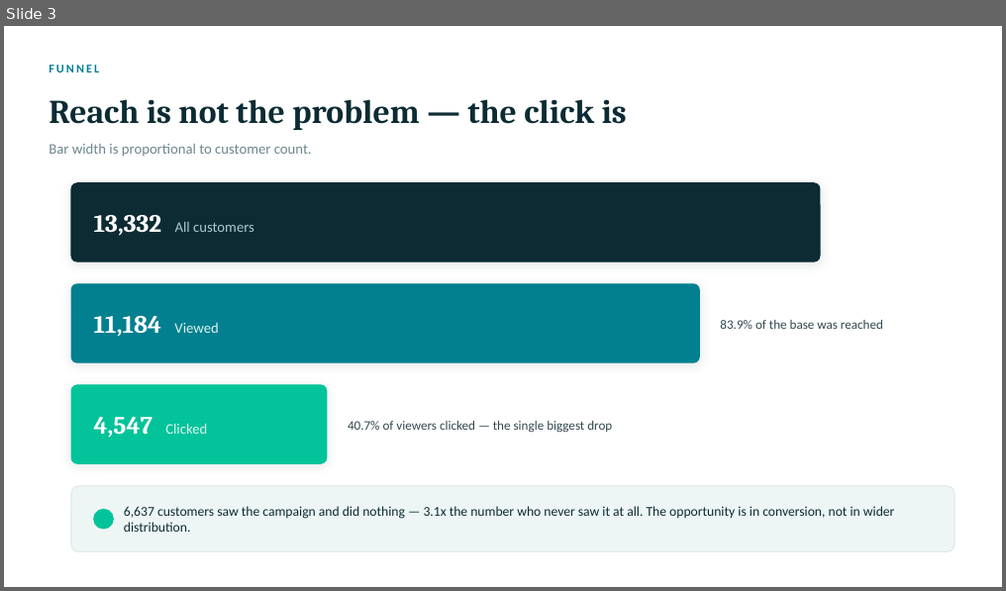
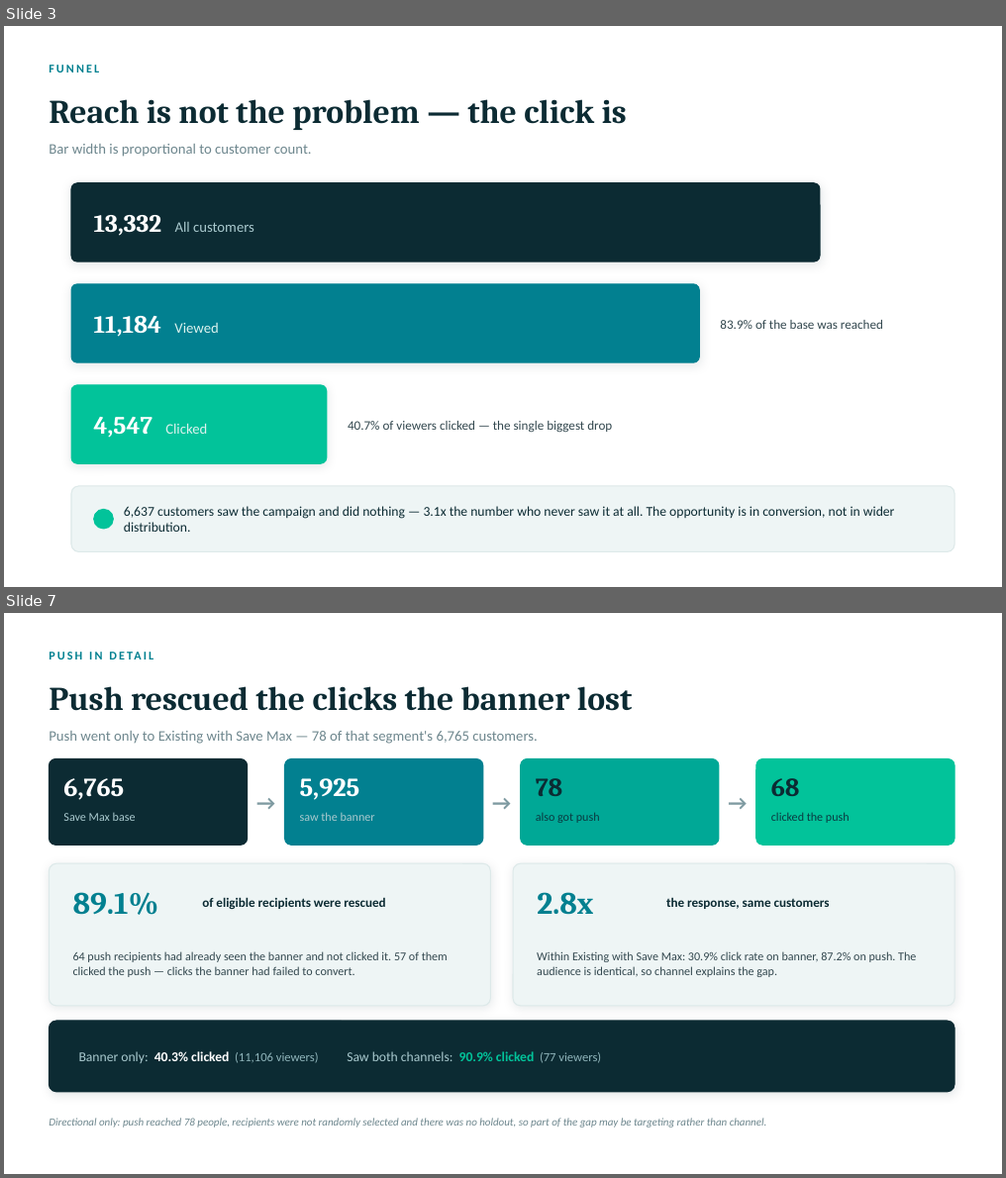
Before and after one commit to hweisim/claude_code, a slide deck: decks/campaign_funnel_summary.pptx. Shown one above the other, each under a label of ours: slide 3 before the commit, slides 3 and 7 after it; the slides between them are not shown. The pictures are 1006x591 and 1006x1178 pixels, drawn with LibreOffice and Linux fonts; fonts in the diff are those of the drawing. Boxes give left, top, right and bottom in pixels: in the first picture for what was removed or moved away, otherwise in the second. Text is boxed around its words. In the diff, an @@ line names an element or a change of style, - is before the commit and + after.

```diff
--- a/decks/campaign_funnel_summary.pptx
+++ b/decks/campaign_funnel_summary.pptx
@@ slide 7 added at [4, 613, 1002, 1174], background #FFFFFF @@
@@ text added at [49, 645, 723, 665], 11.5 pt, text #028090, bold @@
+PUSH IN DETAIL
@@ text added at [49, 686, 632, 711], 32 pt, text #0C2B33, bold @@
+Push rescued the clicks the banner lost
@@ text added at [49, 731, 538, 744], 14 pt, text #6E878E @@
+Push went only to Existing with Save Max — 78 of that segment's 6,765 customers.
@@ rounded rectangle added at [49, 759, 248, 845], fill #0C2B33, outline #0C2B33 1 pt @@
@@ text added at [248, 759, 285, 845], 20 pt, text #7E9AA1, bold @@
+→
@@ rounded rectangle added at [285, 759, 483, 845], fill #028090, outline #028090 1 pt @@
@@ text added at [483, 759, 521, 845], 20 pt, text #7E9AA1, bold @@
+→
@@ rounded rectangle added at [521, 759, 719, 845], fill #00A896, outline #00A896 1 pt @@
@@ text added at [719, 759, 756, 845], 20 pt, text #7E9AA1, bold @@
+→
@@ rounded rectangle added at [756, 759, 954, 845], fill #02C39A, outline #02C39A 1 pt @@
@@ text added at [63, 778, 124, 800], 25 pt, text #FFFFFF, bold @@
+6,765
@@ text added at [300, 778, 360, 800], 25 pt, text #FFFFFF, bold @@
+5,925
@@ text added at [536, 778, 563, 796], 25 pt, text #0C2B33, bold @@
+78
@@ text added at [771, 778, 800, 796], 25 pt, text #0C2B33, bold @@
+68
@@ text added at [63, 813, 136, 821], 11.5 pt, text #A9C9CE @@
+Save Max base
@@ text added at [300, 812, 375, 821], 11.5 pt, text #A9C9CE @@
+saw the banner
@@ text added at [536, 813, 600, 823], 11.5 pt, text #0A3B42 @@
+also got push
@@ text added at [771, 812, 849, 823], 11.5 pt, text #0A3B42 @@
+clicked the push
@@ rounded rectangle added at [49, 863, 491, 1006], fill #EEF5F5, outline #DDE9E9 1 pt @@
@@ rounded rectangle added at [513, 863, 954, 1006], fill #EEF5F5, outline #DDE9E9 1 pt @@
@@ text added at [73, 892, 159, 915], 30 pt, text #028090, bold @@
+89.1%
@@ text added at [202, 897, 385, 909], 12.5 pt, text #0C2B33, bold @@
+of eligible recipients were rescued
@@ text added at [537, 892, 593, 915], 30 pt, text #028090, bold @@
+2.8x
@@ text added at [666, 897, 830, 909], 12.5 pt, text #0C2B33, bold @@
+the response, same customers
@@ text added at [73, 952, 448, 977], 11.5 pt, text #33484F @@
+64 push recipients had already seen the banner and not clicked it. 57 of them clicked the push — clicks the banner had failed to convert.
@@ text added at [537, 952, 916, 977], 11.5 pt, text #33484F @@
+Within Existing with Save Max: 30.9% click rate on banner, 87.2% on push. The audience is identical, so channel explains the gap.
@@ rounded rectangle added at [49, 1021, 954, 1092], fill #0C2B33, outline #0C2B33 1 pt @@
@@ text added at [79, 1052, 601, 1063], 13 pt, text #A9C9CE @@
+Banner only: 40.3% clicked (11,106 viewers) Saw both channels: 90.9% clicked (77 viewers)
@@ text added at [49, 1118, 767, 1128], 10.5 pt, text #6E878E, italic @@
+Directional only: push reached 78 people, recipients were not randomly selected and there was no holdout, so part of the gap may be targeting rather than channel.
```
Also in this commit, not shown: 1 slide changed, 1 other slide added, 1 other file.
